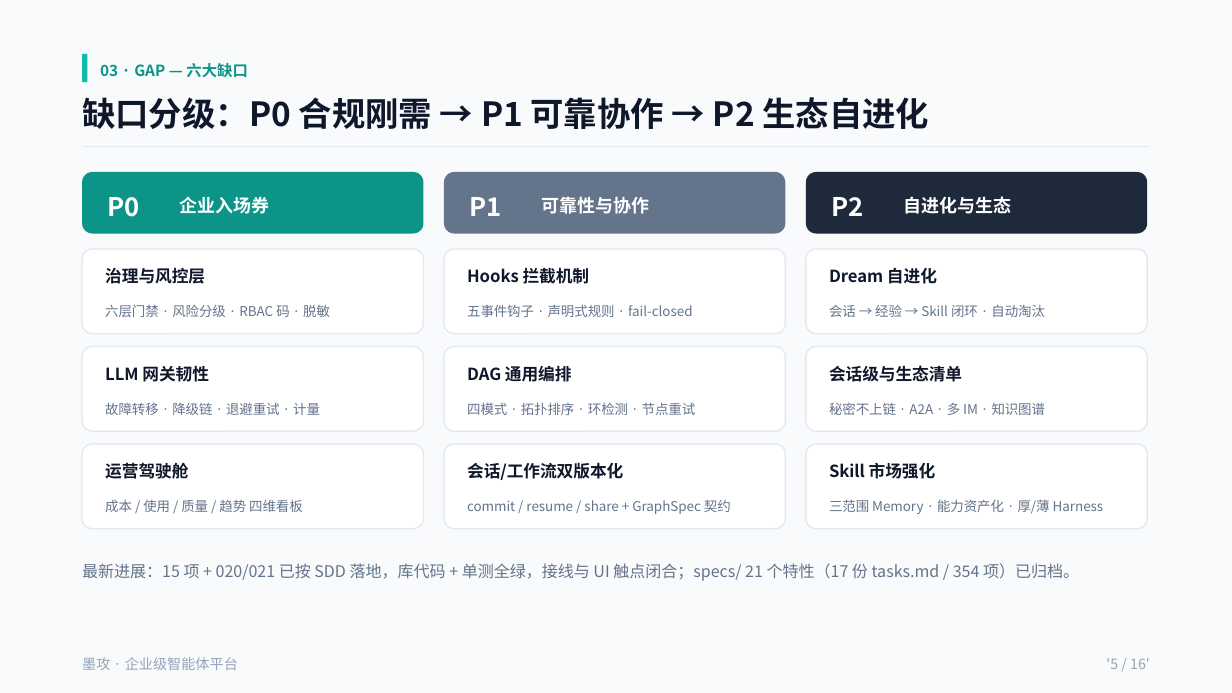
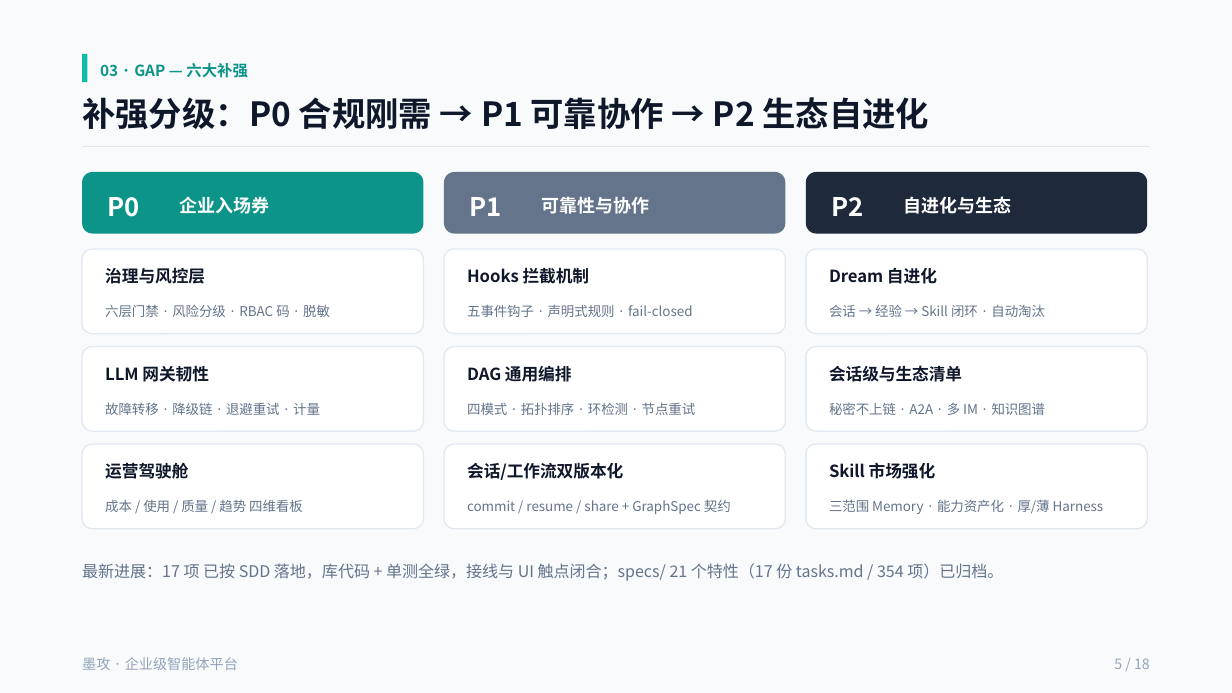
Before and after one commit to cooper2006/mogo, a slide deck: slide 6 of docs/intro-v4.pptx (slide 5 before the commit). Drawn at 1232x693 pixels with LibreOffice and Linux fonts; fonts in the diff are those of the drawing. Boxes give left, top, right and bottom in pixels: in the first picture for what was removed or moved away, otherwise in the second. Text is boxed around its words. In the diff, an @@ line names an element or a change of style, - is before the commit and + after.

```diff
--- a/docs/intro-v4.pptx
+++ b/docs/intro-v4.pptx
@@ text at bbox=[100, 63, 248, 78]: text changed @@
-03 · GAP — 六大缺口
+03 · GAP — 六大补强
@@ text at bbox=[82, 97, 929, 129]: text changed @@
-缺口分级：P0 合规刚需 → P1 可靠协作 → P2 生态自进化
+补强分级：P0 合规刚需 → P1 可靠协作 → P2 生态自进化
@@ text at bbox=[82, 563, 1003, 581]: text changed @@
-最新进展：15 项 + 020/021 已按 SDD 落地，库代码 + 单测全绿，接线与 UI 触点闭合；specs/ 21 个特性（17 份 tasks.md / 354 项）已归档。
+最新进展：17 项 已按 SDD 落地，库代码 + 单测全绿，接线与 UI 触点闭合；specs/ 21 个特性（17 份 tasks.md / 354 项）已归档。
@@ text at bbox=[1114, 658, 1150, 669]: text changed @@
-'5 / 16'
+5 / 18
```
Also in this commit, not shown: 15 other slides changed, 2 slides added, 8 other files.
